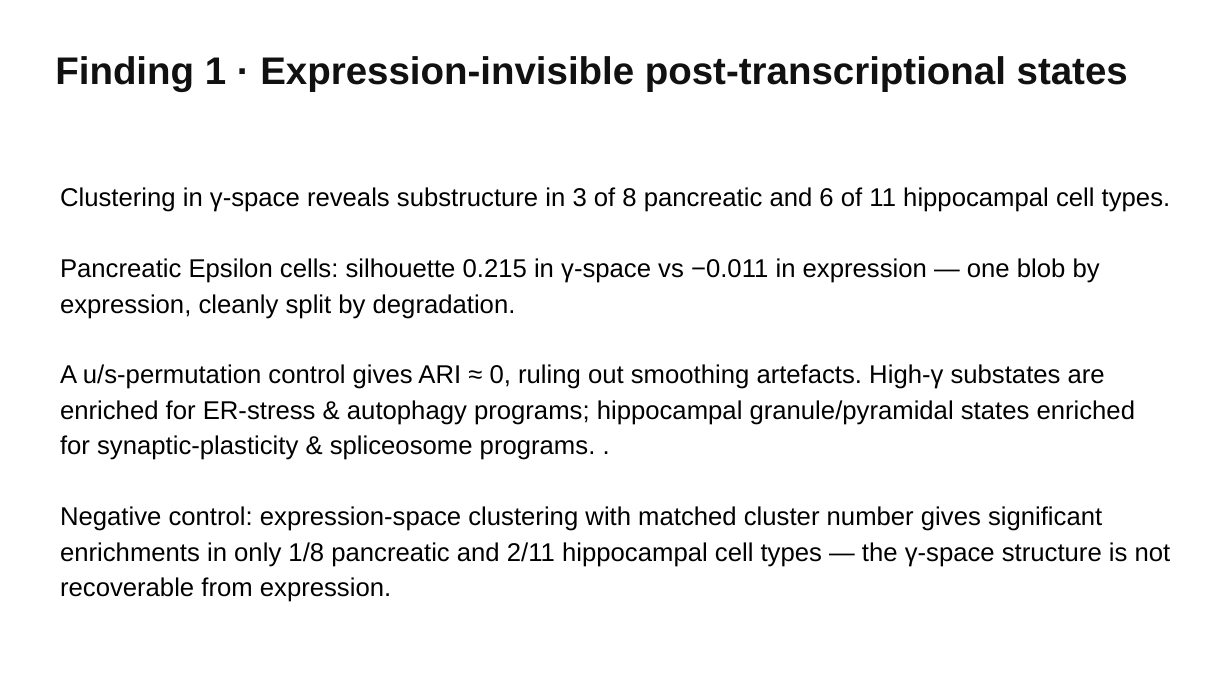
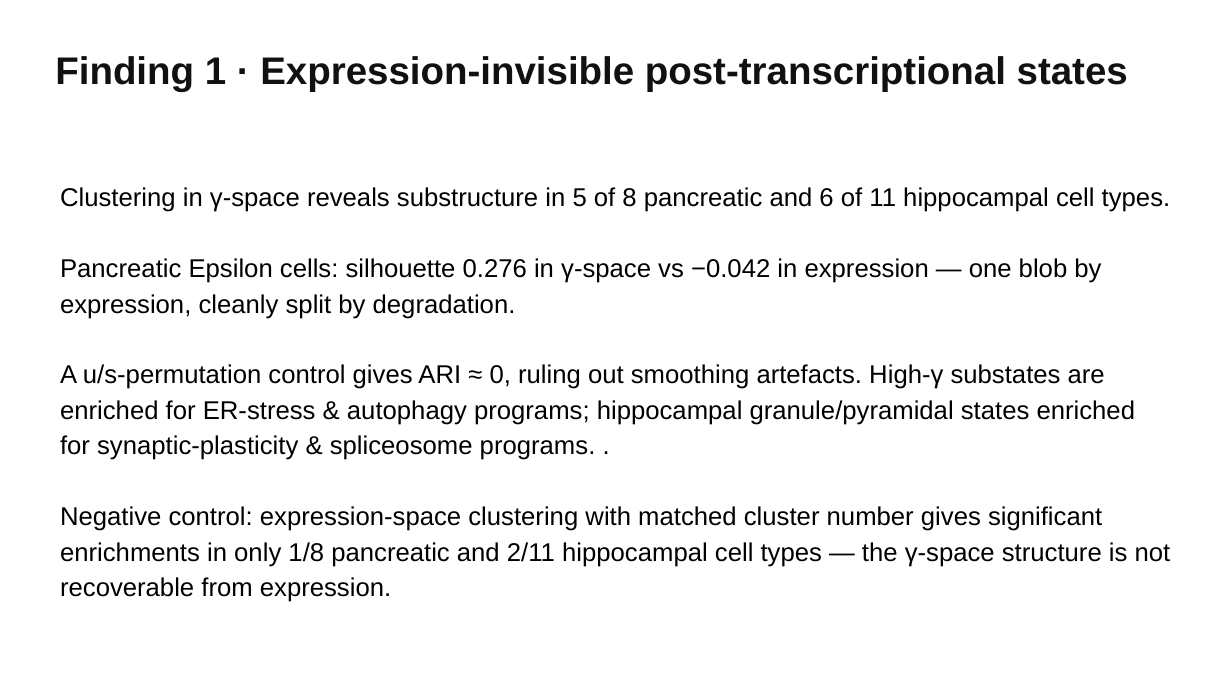
Before and after one commit to bryanc5864/scPTR, a slide deck: slide 14 of presentations/scPTR talk.pptx. Drawn at 1232x693 pixels with LibreOffice and Linux fonts; fonts in the diff are those of the drawing. Boxes give left, top, right and bottom in pixels: in the first picture for what was removed or moved away, otherwise in the second. Text is boxed around its words. In the diff, an @@ line names an element or a change of style, - is before the commit and + after.

Commit message:
Update paper and talk with corrected numbers and new figures
Paper (main.tex / main (12).pdf):
- 3/8 pancreatic → 5/8 pancreatic invisible states
- Epsilon silhouette 0.215/-0.011 → 0.276/-0.042
- Temporal precedence 54% → 63% pancreas (p=5.3e-6)
- PT velocity cosine 0.04 → -0.056
- RBP uncorrected 99.4% → 98.9% destabilizing
- Added LaTeX source (main.tex) referencing fig_*.png

Talk (scPTR talk.pptx):
- Same text corrections on slides 14, 21, 24
- 8 new figure slides added: invisible states pancreas/DG,
  epsilon UMAPs, permutation control, gamma leads expression,
  PT velocity orthogonality, library-size correction, DepMap

```diff
--- a/presentations/scPTR talk.pptx
+++ b/presentations/scPTR talk.pptx
@@ text at (x1=60, y1=187, x2=1171, y2=319): text changed @@
-Clustering in γ-space reveals substructure in 3 of 8 pancreatic and 6 of 11 hippocampal cell types.
-Pancreatic Epsilon cells: silhouette 0.215 in γ-space vs −0.011 in expression — one blob by expression, cleanly split by degradation.
+Clustering in γ-space reveals substructure in 5 of 8 pancreatic and 6 of 11 hippocampal cell types.
+Pancreatic Epsilon cells: silhouette 0.276 in γ-space vs −0.042 in expression — one blob by expression, cleanly split by degradation.
```
Also in this commit, not shown: 2 other slides changed, 8 slides added, 2 other files.
